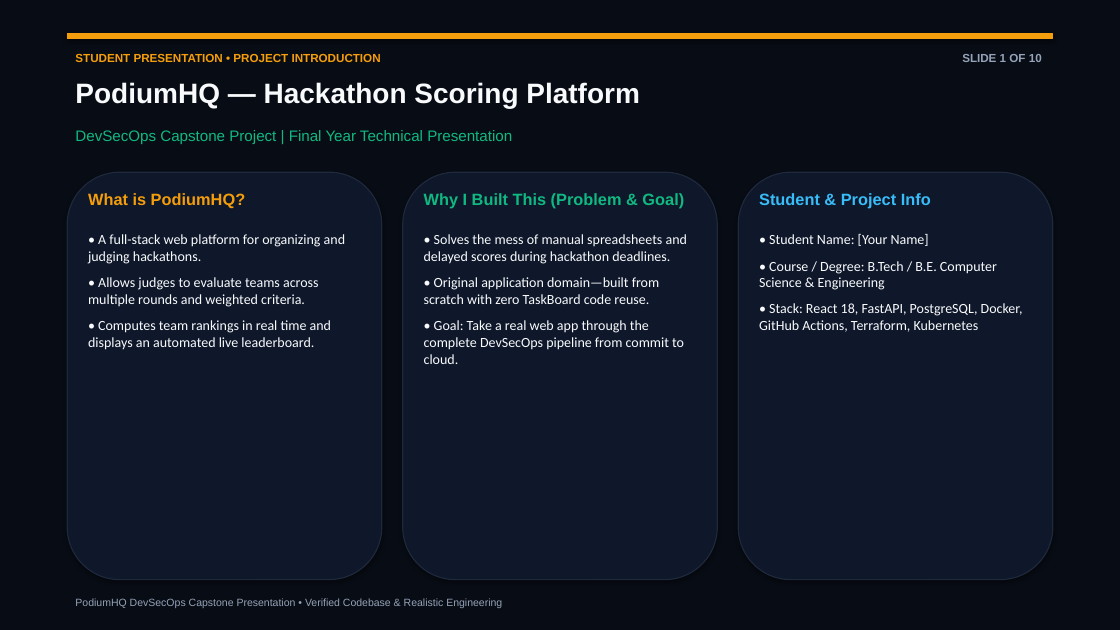
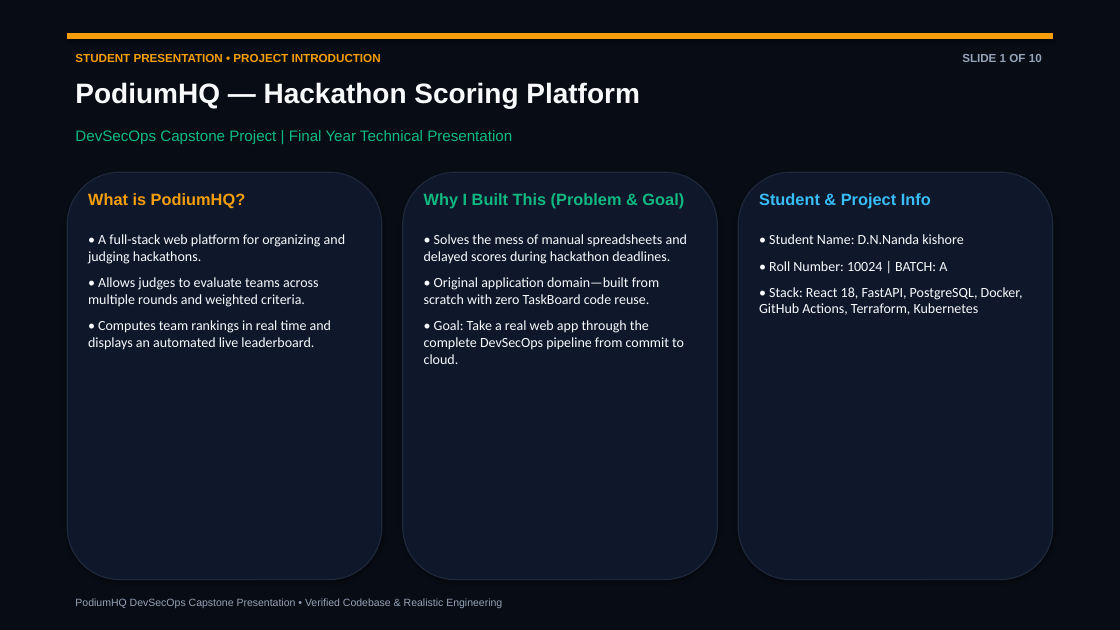
Before and after one commit to nandakishore-dasari/podiumHQ, a slide deck: slide 1 of demo/slides.pptx. Drawn at 1120x630 pixels with LibreOffice and Linux fonts; fonts in the diff are those of the drawing. Boxes give left, top, right and bottom in pixels: in the first picture for what was removed or moved away, otherwise in the second. Text is boxed around its words. In the diff, an @@ line names an element or a change of style, - is before the commit and + after.

Commit message:
docs(presentation): personalize slides with student credentials (D.N.Nanda kishore, Roll: 10024, Batch: A) [skip ci]

```diff
--- a/demo/slides.pptx
+++ b/demo/slides.pptx
@@ text at box(769, 234, 963, 271): text changed @@
-• Student Name: [Your Name]
-• Course / Degree: B.Tech / B.E. Computer Science & Engineering
+• Student Name: D.N.Nanda kishore
+• Roll Number: 10024 | BATCH: A
```
Also in this commit, not shown: 3 other files.
